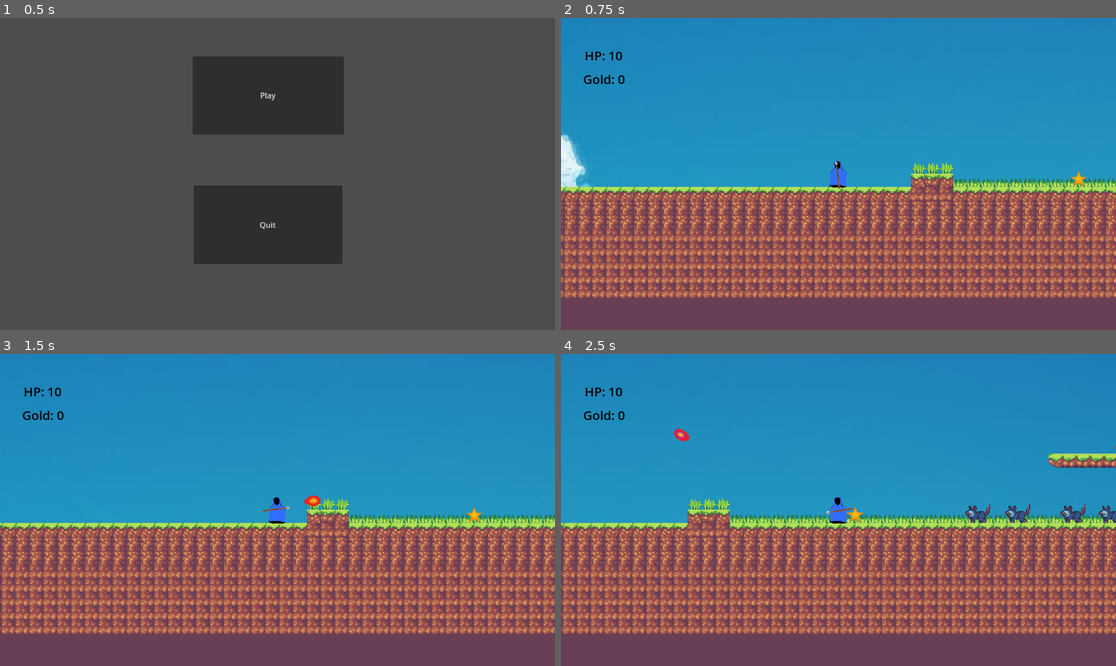
Above: before the commit, frames 1-4 (two rows, left to right).
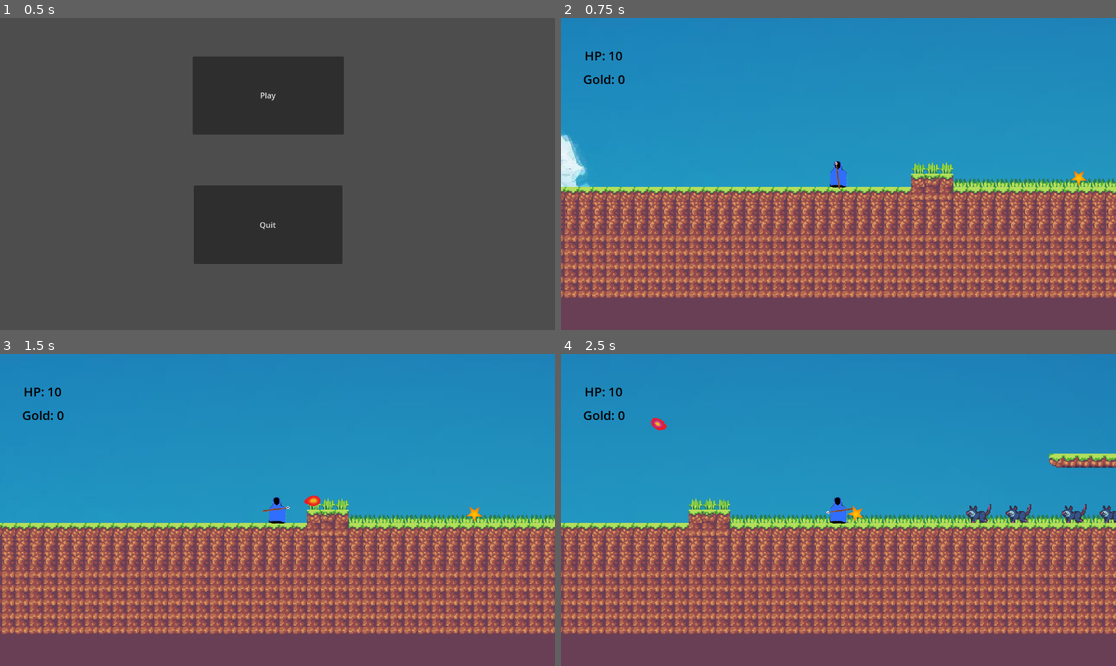
Above: after the commit, the same moments.

Repository: Painini/SWMGame
Game: Godot game, scene res://main.tscn
The game is run twice, just before and just after one commit, with the same random seed, the same clock (stepped at 60 frames per second) and the same inputs.
Inputs (mouse positions are in pixels of both pictures, inside the frame that each line leads up to):
- Up to frame 1 (0.5 s): no input
- Up to frame 2 (0.75 s): click "Play" at 0.5 s
- Up to frame 3 (1.5 s): tap Enter at 1.25 s; move the mouse to (399, 494) at 1.27 s; hold D (move_right) from 1.28 s (still down); click (399, 494) at 1.35 s
- Up to frame 4 (2.5 s): keep holding D (move_right); tap Space (jump) at 1.52, 2.27 s; right-click (960, 494) at 1.55 s; move the mouse to (727, 525) at 2.02 s; right-click (727, 525) at 2.1 s; click (727, 525) at 2.3 s

Frame 1 is identical in both runs. In frame 2, less than 0.1% of the frame differs, in the area x 91-95%, y 48-55%; in frame 3, less than 0.1%; in frame 4, 9.7%, in the area x 0-100%, y 20-90%.

Commit message:
feat: Projectile reflect

Diff:
--- a/Player.gd
+++ b/Player.gd
@@ -3,13 +3,34 @@
 
 const speed = 250.0
 const JUMP_VELOCITY = -400.0
+const reflectPath = preload("res://reflect.tscn")
+var reflect
+var cursorPosition
+var attackDirection
+var attackAngle
+var reflectPos
+var gravity = ProjectSettings.get_setting("physics/2d/default_gravity")
+var rotNode
 
+func _ready():
+	reflectPos = get_node("RotationNode/ReflectPos")
+	rotNode = get_node("RotationNode")
 
-# Get the gravity from the project settings to be synced with RigidBody nodes.
-var gravity = ProjectSettings.get_setting("physics/2d/default_gravity")
+func _process(delta):
+	cursorPosition = get_global_mouse_position()
+	attackDirection = cursorPosition - global_position
+	attackAngle = attackDirection.angle()
+	rotNode.rotation = attackAngle
 
+	if is_instance_valid(reflect):
+		reflect.global_position = reflectPos.global_position
 
 func _physics_process(delta):
+
+	if Game.playerHP < 1:
+		queue_free()
+		get_tree().change_scene_to_file("res://main.tscn")
+
 	# Add the gravity.
 	if not is_on_floor():
 		velocity.y += gravity * delta
@@ -28,6 +49,12 @@
 
 	move_and_slide()
 
-	if Game.playerHP < 1:
-		queue_free()
-		get_tree().change_scene_to_file("res://main.tscn")
+	if Input.is_action_just_pressed("sec_fire"):
+		reflectAttack()
+
+func reflectAttack():
+	reflect = reflectPath.instantiate()
+	reflect.rotation = attackAngle
+	reflect.direction = attackDirection
+	reflect.global_position = reflectPos.global_position
+	get_tree().get_root().add_child(reflect)
--- /dev/null
+++ b/Reflect.gd
@@ -0,0 +1,15 @@
+extends Node2D
+var direction = Vector2.ZERO
+var animator
+
+func _ready():
+	animator = get_node("AnimationPlayer")
+	animator.play("Reflect")
+
+
+func _on_area_2d_area_entered(area):
+	if (area.is_in_group("projectile")):
+		area.get_parent().direction = get_global_mouse_position() - global_position
+		area.get_parent().speed = 500
+		animator.stop()
+		animator.play("Reflect")
--- a/enemy_firebolt.gd
+++ b/enemy_firebolt.gd
@@ -20,11 +20,13 @@
 		speed = 0
 		animator.play("Hit")
 
-
-
-
 func _on_area_2d_area_entered(area):
 	if area.name == ("HurtboxPlayer"):
 		Game.playerHP -= 5
 		animator.play("Hit")
 		print("did damage to player")
+
+	if area.is_in_group("hurtbox"):
+		area.get_parent().HP -= 5
+		animator.play("Hit")
+		print("Reflected Projectile Hit")
--- a/enemy_firebolt.tscn
+++ b/enemy_firebolt.tscn
@@ -86,7 +86,7 @@
 sprite_frames = SubResource("SpriteFrames_cueiv")
 animation = &"fire"
 
-[node name="Area2D" type="Area2D" parent="."]
+[node name="Area2D" type="Area2D" parent="." groups=["projectile"]]
 light_mask = 2
 visibility_layer = 2
 
--- a/firebolt.gd
+++ b/firebolt.gd
@@ -1,9 +1,7 @@
 extends Node2D
 
 var speed = 500
-var cursorPosition
 var animator
-var area
 var direction = Vector2.ZERO
 # Called when the node enters the scene tree for the first time.
 func _ready():
--- a/firebolt.tscn
+++ b/firebolt.tscn
@@ -1,10 +1,9 @@
-[gd_scene load_steps=10 format=3 uid="uid://itgqxfgfr1r8"]
+[gd_scene load_steps=9 format=3 uid="uid://itgqxfgfr1r8"]
 
 [ext_resource type="Script" path="res://firebolt.gd" id="1_ymyy6"]
 [ext_resource type="Texture2D" uid="uid://chtormhqtofdg" path="res://Sprites/firebolt.png" id="2_ibpjp"]
 [ext_resource type="PackedScene" uid="uid://caxwh7b0g4ypn" path="res://explosion.tscn" id="3_q67cg"]
 [ext_resource type="Texture2D" uid="uid://btrdmnt6fhgjt" path="res://Sprites/firebolttwo.png" id="3_yog3n"]
-[ext_resource type="Texture2D" uid="uid://dco3f776q28wo" path="res://Sprites/explosion_particle_rounded.png" id="5_0bpjd"]
 
 [sub_resource type="SpriteFrames" id="SpriteFrames_vnes7"]
 animations = [{
@@ -87,7 +86,7 @@
 sprite_frames = SubResource("SpriteFrames_vnes7")
 animation = &"fire"
 
-[node name="Area2D" type="Area2D" parent="."]
+[node name="Area2D" type="Area2D" parent="." groups=["projectile"]]
 light_mask = 2
 visibility_layer = 2
 
@@ -97,7 +96,6 @@
 shape = SubResource("CapsuleShape2D_7jslu")
 
 [node name="Explosion" parent="." instance=ExtResource("3_q67cg")]
-texture = ExtResource("5_0bpjd")
 metadata/_edit_group_ = true
 
 [node name="AnimationPlayer" type="AnimationPlayer" parent="."]
--- a/player.tscn
+++ b/player.tscn
@@ -47,3 +47,9 @@
 scale = Vector2(0.999999, 0.999999)
 shape = SubResource("RectangleShape2D_y7bfc")
 debug_color = Color(0.996078, 0, 0.117647, 0.419608)
+
+[node name="RotationNode" type="Node2D" parent="."]
+
+[node name="ReflectPos" type="Marker2D" parent="RotationNode"]
+position = Vector2(50, 0)
+scale = Vector2(0.3, 0.3)
--- /dev/null
+++ b/reflect.tscn
@@ -0,0 +1,64 @@
+[gd_scene load_steps=7 format=3 uid="uid://btf80br3msrsi"]
+
+[ext_resource type="Script" path="res://Reflect.gd" id="1_p1pe7"]
+[ext_resource type="Texture2D" uid="uid://bpeaqj0pj4727" path="res://Sprites/reflect.png" id="2_ti6eq"]
+
+[sub_resource type="SpriteFrames" id="SpriteFrames_bsyao"]
+animations = [{
+"frames": [{
+"duration": 1.0,
+"texture": ExtResource("2_ti6eq")
+}],
+"loop": true,
+"name": &"default",
+"speed": 5.0
+}]
+
+[sub_resource type="RectangleShape2D" id="RectangleShape2D_lvymi"]
+size = Vector2(7, 21)
+
+[sub_resource type="Animation" id="Animation_ebx82"]
+resource_name = "Reflect"
+length = 0.2
+tracks/0/type = "method"
+tracks/0/imported = false
+tracks/0/enabled = true
+tracks/0/path = NodePath(".")
+tracks/0/interp = 1
+tracks/0/loop_wrap = true
+tracks/0/keys = {
+"times": PackedFloat32Array(0.2),
+"transitions": PackedFloat32Array(1),
+"values": [{
+"args": [],
+"method": &"queue_free"
+}]
+}
+
+[sub_resource type="AnimationLibrary" id="AnimationLibrary_wqews"]
+_data = {
+"Reflect": SubResource("Animation_ebx82")
+}
+
+[node name="Reflect" type="Node2D"]
+scale = Vector2(1.4, 1.4)
+script = ExtResource("1_p1pe7")
+
+[node name="AnimatedSprite2D" type="AnimatedSprite2D" parent="."]
+position = Vector2(-5, 0.999998)
+rotation = 0.137881
+scale = Vector2(0.22161, 0.233013)
+sprite_frames = SubResource("SpriteFrames_bsyao")
+
+[node name="Area2D" type="Area2D" parent="."]
+
+[node name="CollisionShape2D" type="CollisionShape2D" parent="Area2D"]
+position = Vector2(-0.5, 0.5)
+shape = SubResource("RectangleShape2D_lvymi")
+
+[node name="AnimationPlayer" type="AnimationPlayer" parent="."]
+libraries = {
+"": SubResource("AnimationLibrary_wqews")
+}
+
+[connection signal="area_entered" from="Area2D" to="." method="_on_area_2d_area_entered"]
--- a/wizard.gd
+++ b/wizard.gd
@@ -8,6 +8,7 @@
 var attackAngle
 var canAttack
 var attackTimer
+var attackPos
 
 # Called when the node enters the scene tree for the first time.
 func _ready():
@@ -16,13 +17,14 @@
 	seesPlayer = false
 	canAttack = true
 	attackTimer = get_node("AttackTimer")
+	attackPos = get_node("AttackPos")
 
 # Called every frame. 'delta' is the elapsed time since the previous frame.
 func _physics_process(_delta):
 
 	attackDirection = player.position - global_position
 	attackAngle = attackDirection.angle()
-
+	rotation = attackAngle
 	if seesPlayer:
 		if canAttack:
 			fire()
@@ -52,7 +54,7 @@
 	firebolt = fireboltPath.instantiate()
 	firebolt.rotation = attackAngle
 	firebolt.direction = attackDirection
-	firebolt.global_position = global_position
+	firebolt.global_position = attackPos.global_position
 	get_tree().get_root().add_child(firebolt)
 	attackTimer.start()
 	canAttack = false
--- a/wizard.tscn
+++ b/wizard.tscn
@@ -73,13 +73,16 @@
 [node name="Enemy" type="CharacterBody2D"]
 script = ExtResource("1_2fjge")
 
+[node name="AttackPos" type="Marker2D" parent="."]
+position = Vector2(30, 0)
+
 [node name="CollisionShape2D" type="CollisionShape2D" parent="."]
 shape = SubResource("RectangleShape2D_pn8lw")
 
 [node name="AnimatedSprite2D" type="AnimatedSprite2D" parent="."]
 scale = Vector2(0.01, 0.01)
 sprite_frames = SubResource("SpriteFrames_h6akb")
-animation = &"Death"
+animation = &"Idle"
 
 [node name="PlayerDetection" type="Area2D" parent="."]
 
Not shown, changed: savegame.bin
